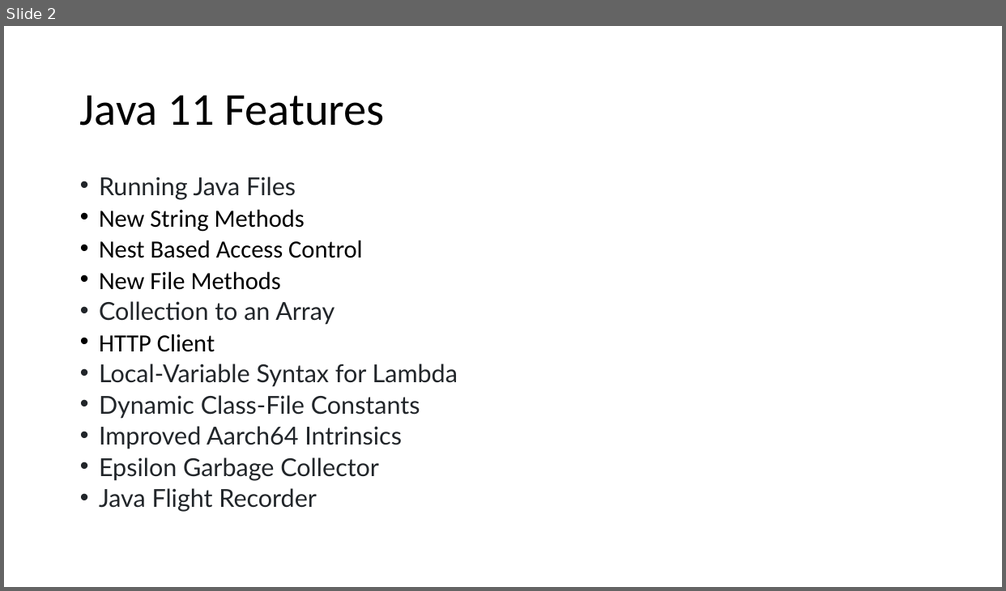
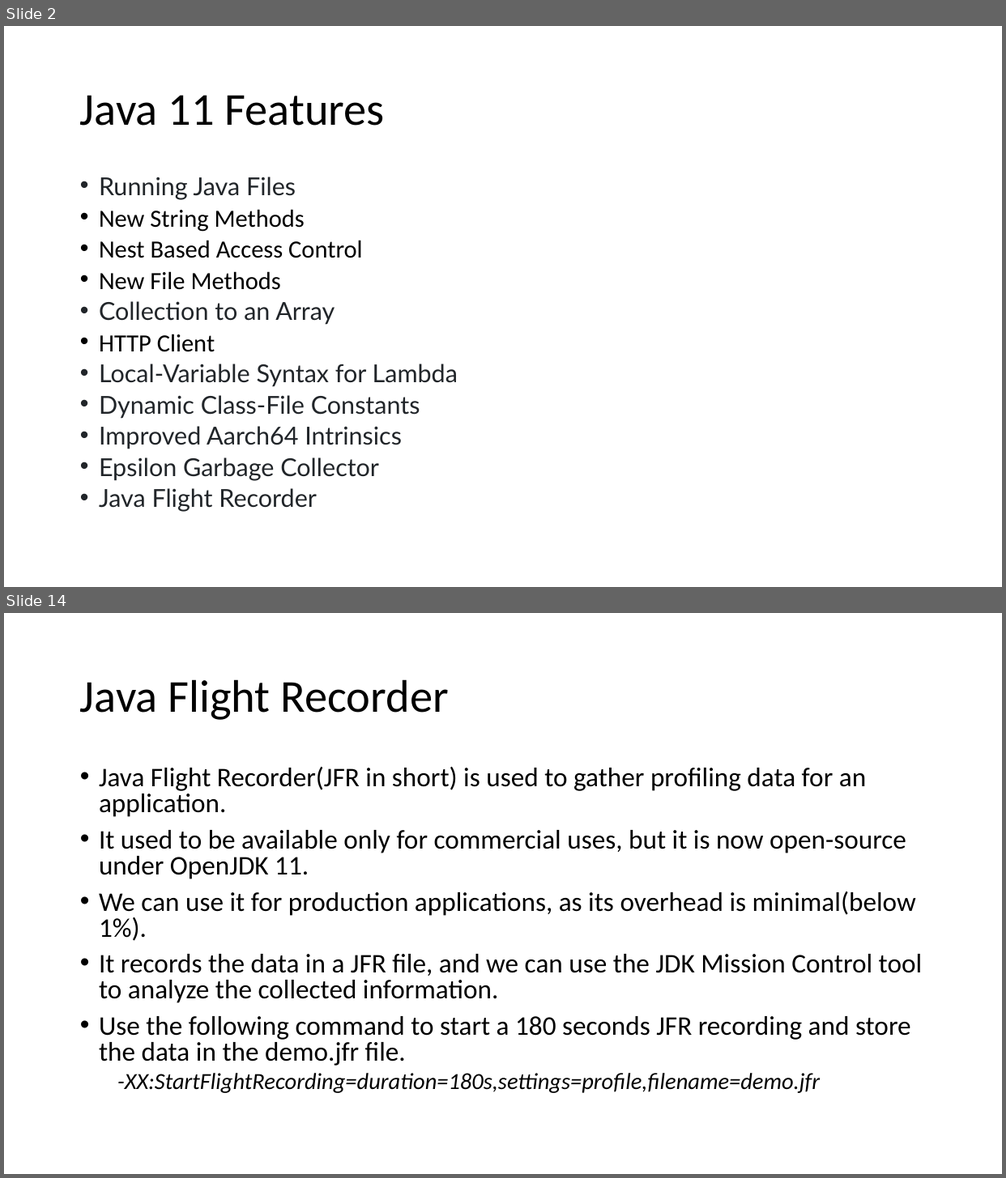
Before and after one commit to techelly/gladvancejavatraining, a slide deck: content/Java 11 Features.pptx. Shown one above the other, each under a label of ours: slide 2 before the commit, slides 2 and 14 after it; the slides between them are not shown. The pictures are 1006x591 and 1006x1178 pixels, drawn with LibreOffice and Linux fonts; fonts in the diff are those of the drawing. Boxes give left, top, right and bottom in pixels: in the first picture for what was removed or moved away, otherwise in the second. Text is boxed around its words. In the diff, an @@ line names an element or a change of style, - is before the commit and + after.

```diff
--- a/content/Java 11 Features.pptx
+++ b/content/Java 11 Features.pptx
@@ slide 14 added at <box>4,613,1002,1174</box>, background #FFFFFF @@
@@ title added at <box>80,679,449,720</box>, 44 pt, text #000000 @@
+Java Flight Recorder
@@ text added at <box>99,767,922,1093</box>, 25.9 pt, text #000000 @@
+• Java Flight Recorder(JFR in short) is used to gather profiling data for an application.
+• It used to be available only for commercial uses, but it is now open-source under OpenJDK 11.
+• We can use it for production applications, as its overhead is minimal(below 1%).
+• It records the data in a JFR file, and we can use the JDK Mission Control tool to analyze the collected information.
+• Use the following command to start a 180 seconds JFR recording and store the data in the demo.jfr file.
+  -XX:StartFlightRecording=duration=180s,settings=profile,filename=demo.jfr
```
Also in this commit, not shown: 1 slide changed, 12 other slides added, 36 other files.
